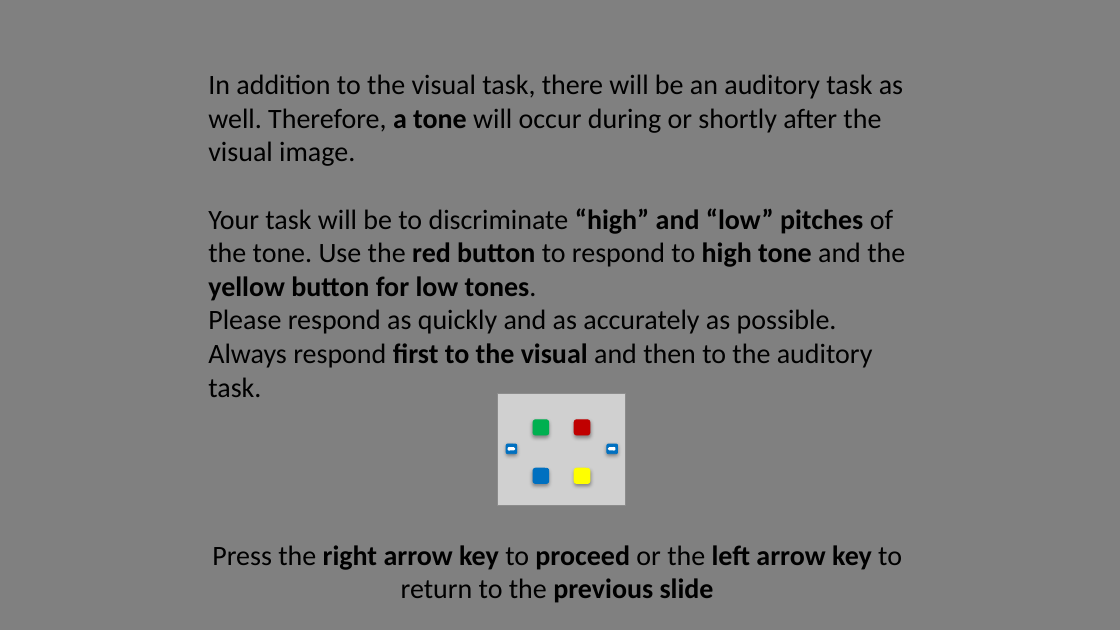
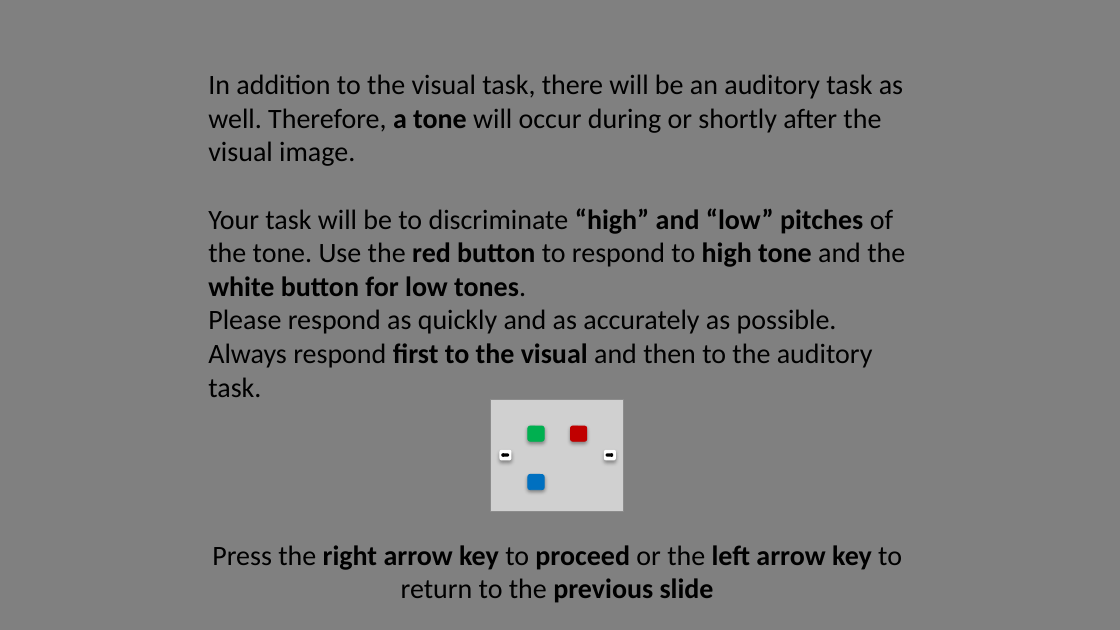
Before and after one commit to NCCLabMPI/Reconstructed_time_experiment, a slide deck: slide 4 of instructions/Instructions.pptx. Drawn at 1120x630 pixels with LibreOffice and Linux fonts; fonts in the diff are those of the drawing; grey boxes stand for pictures. Boxes give left, top, right and bottom in pixels: in the first picture for what was removed or moved away, otherwise in the second. Text is boxed around its words. In the diff, an @@ line names an element or a change of style, - is before the commit and + after.

```diff
--- a/instructions/Instructions.pptx
+++ b/instructions/Instructions.pptx
@@ text at [208,208,905,296]: text changed @@
-Your task will be to discriminate “high” and “low” pitches of the tone. Use the red button to respond to high tone and the yellow button for low tones.
+Your task will be to discriminate “high” and “low” pitches of the tone. Use the red button to respond to high tone and the white button for low tones.
@@ rounded rectangle at [500,450,511,460]: fill #0070C0 to #FFFFFF; outline #0070C0 0.75 pt to #FFFFFF 0.75 pt @@
@@ 5 rounded rectangles, 1 picture, 1 right arrow: place and size @@
-5 rounded rectangles, 1 picture, 1 right arrow at [497,393,626,505]
+5 rounded rectangles, 1 picture, 1 right arrow at [491,399,623,511]
@@ right arrow at [502,455,508,456]: fill #FFFFFF to #000000; outline #FFFFFF 2 pt to #000000 2 pt @@
@@ rounded rectangle removed at [575,468,591,483] @@
@@ rounded rectangle at [604,450,615,460]: fill #0070C0 to #FFFFFF; outline #0070C0 0.75 pt to #FFFFFF 0.75 pt @@
@@ right arrow: place and size @@
-right arrow at [609,448,615,450]
+right arrow at [607,455,613,456]
@@ right arrow at [607,455,613,456]: fill #FFFFFF to #000000; outline #FFFFFF 2 pt to #000000 2 pt @@
```
Also in this commit, not shown: 3 other slides changed, 19 other files.
